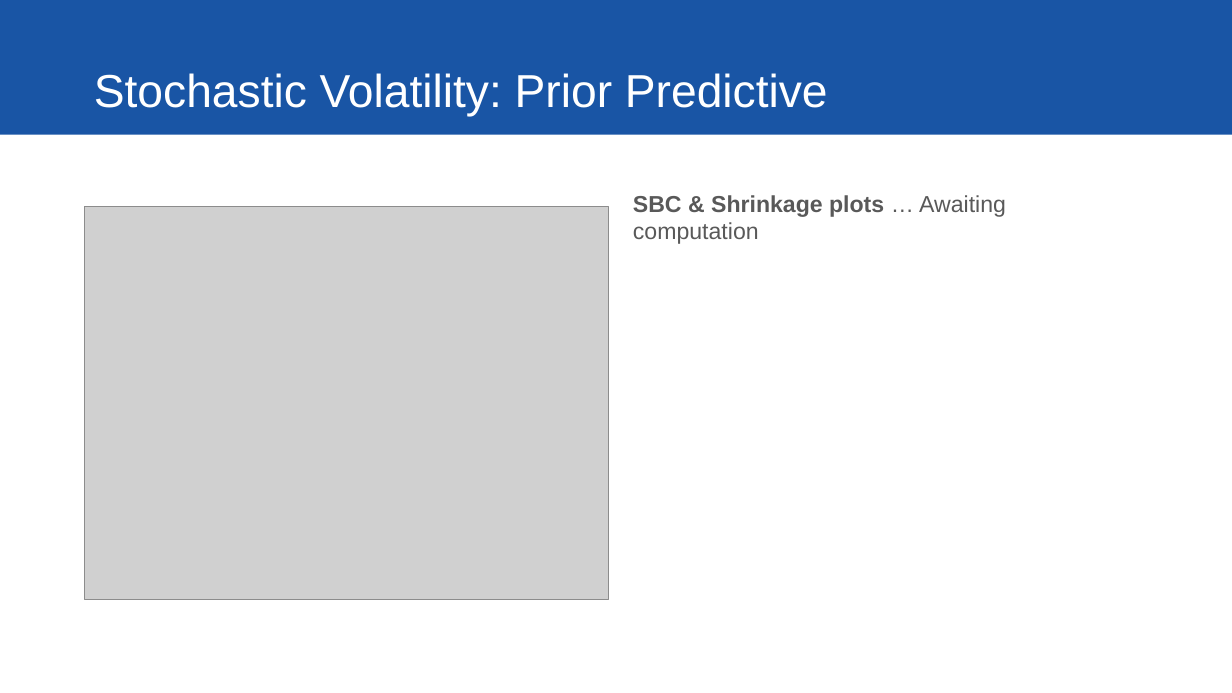
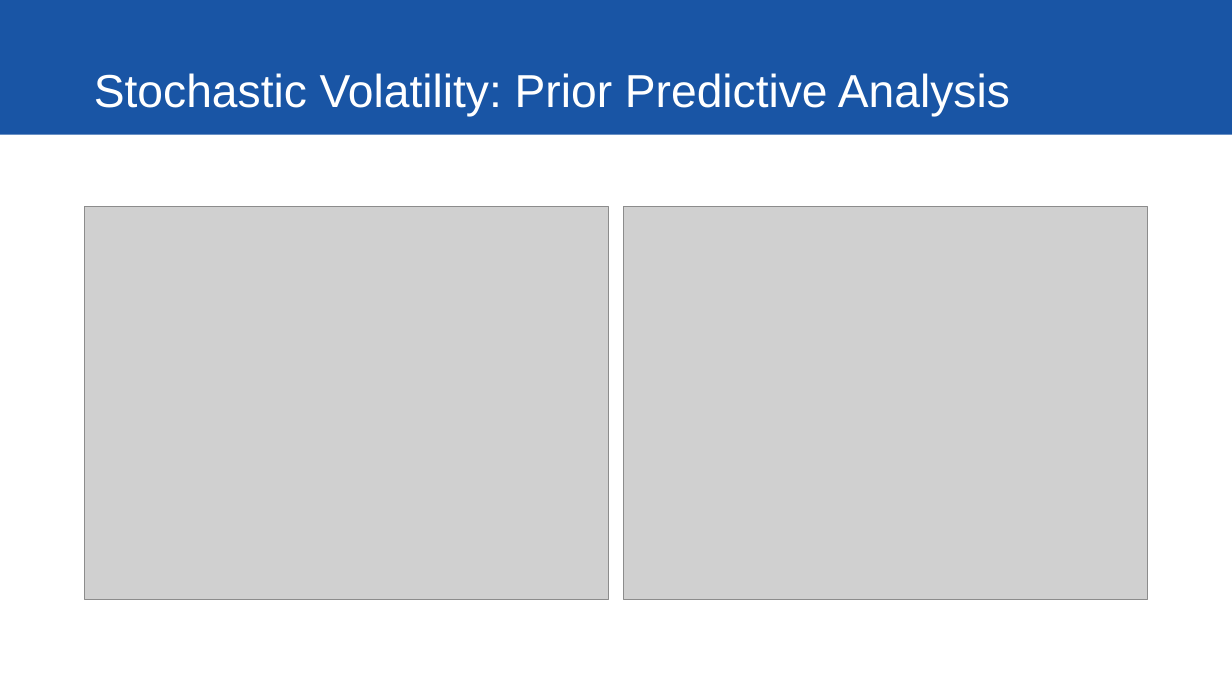
Before and after one commit to ybryan/stat685_distracted_driving, a slide deck: slide 21 of src/presentation/final_presentation.pptx (slide 12 before the commit). Drawn at 1232x693 pixels with LibreOffice and Linux fonts; fonts in the diff are those of the drawing; grey boxes stand for pictures. Boxes give left, top, right and bottom in pixels: in the first picture for what was removed or moved away, otherwise in the second. Text is boxed around its words. In the diff, an @@ line names an element or a change of style, - is before the commit and + after.

```diff
--- a/src/presentation/final_presentation.pptx
+++ b/src/presentation/final_presentation.pptx
@@ title at [94,73,1010,117]: text changed @@
-Stochastic Volatility: Prior Predictive
+Stochastic Volatility: Prior Predictive Analysis
@@ picture added at [624,207,1148,600] @@
@@ text removed at [633,195,1006,244] @@
-SBC & Shrinkage plots … Awaiting computation
```
Also in this commit, not shown: 7 other slides changed, 8 slides added, 1 slide removed, 4 other files.
